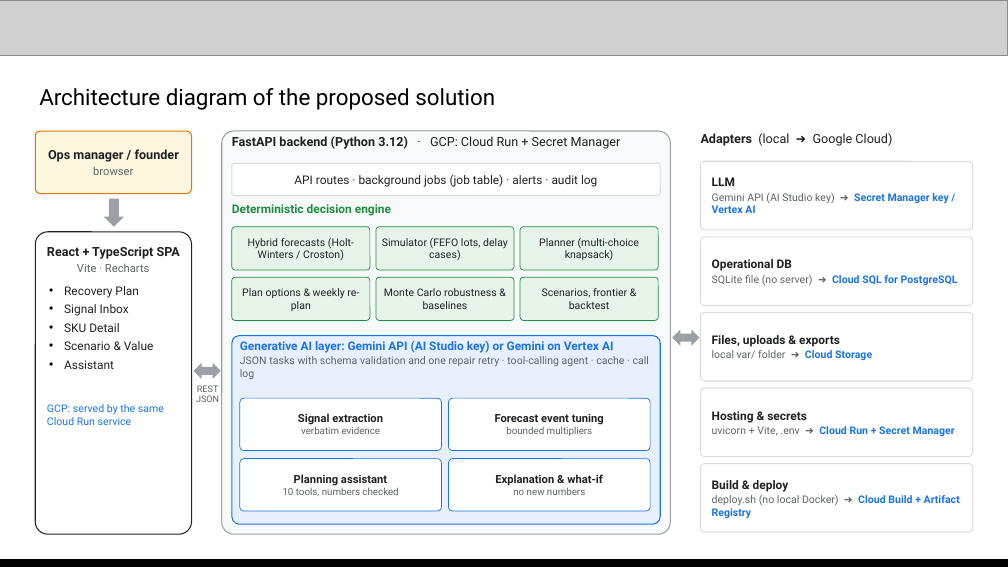
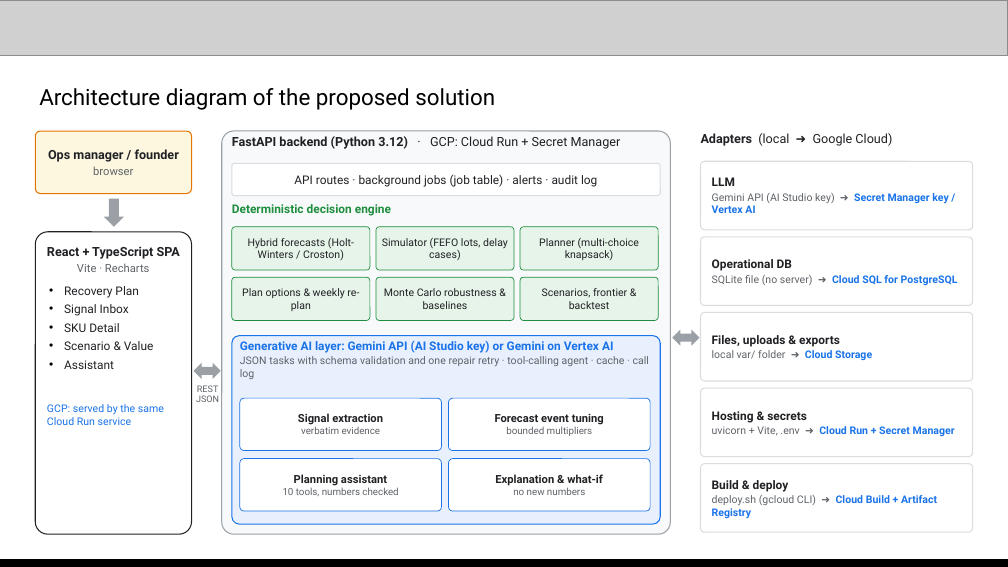
Before and after one commit to Xhahat/inventory-rescue, a slide deck: slide 7 of docs/Inventory_Rescue_AI_Builder_Cup.pptx. Drawn at 1008x567 pixels with LibreOffice and Linux fonts; fonts in the diff are those of the drawing; grey boxes stand for pictures. Boxes give left, top, right and bottom in pixels: in the first picture for what was removed or moved away, otherwise in the second. Text is boxed around its words. In the diff, an @@ line names an element or a change of style, - is before the commit and + after.

```diff
--- a/docs/Inventory_Rescue_AI_Builder_Cup.pptx
+++ b/docs/Inventory_Rescue_AI_Builder_Cup.pptx
@@ text in rounded rectangle at box(712, 495, 937, 518): text changed @@
-deploy.sh (no local Docker) ➜ Cloud Build + Artifact Registry
+deploy.sh (gcloud CLI) ➜ Cloud Build + Artifact Registry
```
Also in this commit, not shown: 3 other slides changed, 11 other files.
